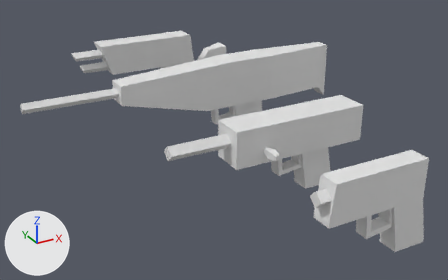
The Blender file assets/guns/guns.blend as it was, and as the next commit left it.
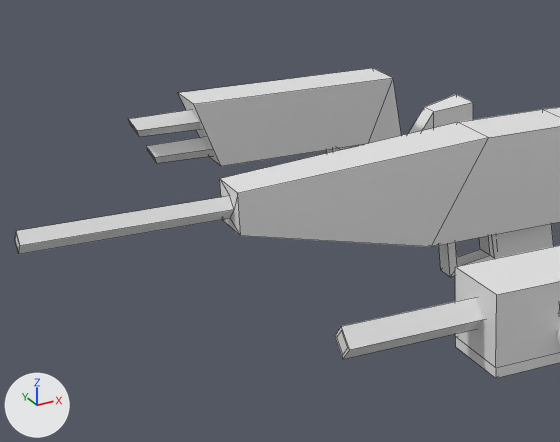
There are two pictures of each version: one whole from a 50 mm camera at (-10.87, -10.18, 8.43) aimed at (-1.99, 5.96, 0.36), one close up on the part from 3% to 59% of the width and 0% to 71% of the height. Lighting does not change. The marker at lower left points along +X, +Y and +Z. The close-ups show mesh edges as thin lines. Materials are left out; every surface is plain grey.

Before the edit, the objects in view are built like this:
```python
me_cylinder_002 = bpy.data.meshes.new('Cylinder.002')
me_cylinder_002.from_pydata(...)  # 24 vertices, 18 faces; spans x -5.08..-3.56, y -0.18..0.18, z 0.32..1.18
me_cylinder_002.materials.append(mat_vertex)
me_machinegum_001 = bpy.data.meshes.new('machinegum.001')
me_machinegum_001.from_pydata(...)  # 12 vertices, 9 faces; spans x -7.78..-4.78, y -0.17..0.17, z 1.63..1.98
me_machinegum_001.materials.append(mat_vertex)
me_shotgum = bpy.data.meshes.new('shotgum')
me_shotgum.from_pydata(...)  # 20 vertices, 18 faces; spans x -4.08..1.26, y -0.42..0.42, z -0.7..1.38
me_shotgum.materials.append(mat_guns)
ob_cylinder_002 = bpy.data.objects.new('Cylinder.002', me_cylinder_002)
ob_cylinder_002.parent = ob_shotgum
ob_cylinder_002.matrix_parent_inverse = Matrix(((1.0, 0.0, 0.0, 0.0), (0.0, 1.0, 0.0, -12.0), (0.0, 0.0, 1.0, 0.0), (0.0, 0.0, 0.0, 1.0)))
ob_cylinder_002.location = (0.0, 12.0, 0.0)
ob_machinegum_001 = bpy.data.objects.new('machinegum.001', me_machinegum_001)
ob_machinegum_001.parent = ob_machinegum
ob_machinegum_001.matrix_parent_inverse = Matrix(((1.0, 0.0, 0.0, 0.0), (0.0, 1.0, 0.0, -8.0), (0.0, 0.0, 1.0, 0.0), (0.0, 0.0, 0.0, 1.0)))
ob_machinegum_001.location = (0.0, 8.0, 0.0)
ob_shotgum = bpy.data.objects.new('shotgum', me_shotgum)
ob_shotgum.location = (0.0, 12.0, 1.0)
# also in view: 'smg' at (-0.72, 4.0, 0.48); 'Cylinder.001' at (-3.77, 4.0, 1.29); 'Cube.003' at (-0.87, 8.0, 0.52); 'machinegum' at (-0.72, 8.0, 0.68)
```
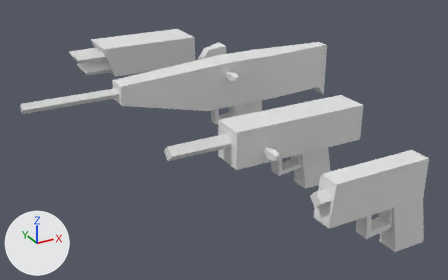
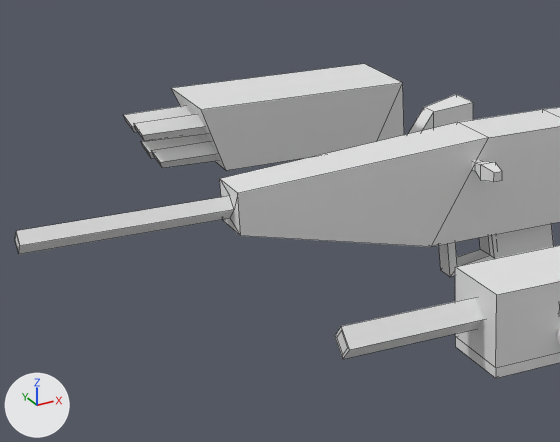
Pixel boxes [x1, y1, x2, y2] of what changed, in the close-ups (560 x 442 px; the box of a moved part takes in the faces that stretch with it):
```json
{"object": "shotgum", "change": "reshaped", "before": [178, 68, 473, 166], "after": [171, 64, 473, 170], "on screen": "8% taller"}
{"object": "Cylinder.002", "change": "reshaped", "before": [129, 110, 213, 163], "after": [124, 106, 218, 168], "on screen": "12% wider, 17% taller"}
{"object": "Cube.005", "change": "added", "after": [472, 160, 502, 182]}
{"part": 1, "of": "me_shotgum", "change": "moved or reshaped", "before": [178, 68, 401, 166], "after": [171, 64, 404, 170]}
{"part": 2, "of": "me_cylinder_002", "change": "moved or reshaped", "before": [129, 110, 200, 137], "after": [124, 106, 191, 132]}
{"part": 3, "of": "me_cylinder_002", "change": "moved or reshaped", "before": [146, 137, 213, 163], "after": [141, 134, 204, 159]}
{"part": 4, "of": "me_cylinder_002", "change": "added", "after": [134, 114, 206, 141]}
{"part": 5, "of": "me_cylinder_002", "change": "added", "after": [151, 141, 218, 168]}
```

Scene script edits in JSON lines:
```json
{"block": "me_shotgum", "where": "me_shotgum.from_pydata(...)  # 20 vertices, 18 faces; spans x -4.08..1.26, y -0.42..0.42, z -0.7..1.38"}
{"block": "me_shotgum", "where": "# used by ob_shotgum; location = (0.0, 12.0, 1.0)"}
{"block": "me_shotgum", "change": "me_shotgum part 1"}
{"op": "set", "path": "me_shotgum.vertices[12].co", "old": "(-0.88, 0.29, 0.21)", "new": "(-0.88, 0.56, 0.21)"}
{"op": "set", "path": "me_shotgum.vertices[13].co", "old": "(-0.88, -0.29, 0.21)", "new": "(-0.88, -0.56, 0.21)", "note": "pixel (368, 143) -> not seen"}
{"op": "set", "path": "me_shotgum.vertices[14].co", "old": "(-0.41, -0.42, 1.38)", "new": "(-0.41, -0.8, 1.38)", "note": "pixel (393, 78) -> pixel (402, 82)"}
{"op": "set", "path": "me_shotgum.vertices[15].co", "old": "(-0.41, 0.42, 1.38)", "new": "(-0.41, 0.8, 1.38)", "note": "pixel (372, 68) -> pixel (364, 63)"}
{"op": "set", "path": "me_shotgum.vertices[16].co", "old": "(-3.65, 0.29, 0.21)", "new": "(-3.65, 0.56, 0.21)", "note": "pixel (209, 157) -> not seen"}
{"op": "set", "path": "me_shotgum.vertices[17].co", "old": "(-3.65, -0.29, 0.21)", "new": "(-3.65, -0.56, 0.21)", "note": "pixel (221, 166) -> pixel (226, 170)"}
{"op": "set", "path": "me_shotgum.vertices[18].co", "old": "(-4.08, -0.42, 1.38)", "new": "(-4.08, -0.8, 1.38)", "note": "pixel (193, 104) -> pixel (201, 109)"}
{"op": "set", "path": "me_shotgum.vertices[19].co", "old": "(-4.08, 0.42, 1.38)", "new": "(-4.08, 0.8, 1.38)", "note": "pixel (177, 92) -> pixel (171, 88)"}
{"block": "me_cylinder_002", "where": "me_cylinder_002.from_pydata(...)  # 24 vertices, 18 faces; spans x -5.08..-3.56, y -0.18..0.18, z 0.32..1.18"}
{"block": "me_cylinder_002", "where": "# used by ob_cylinder_002; parent = ob_shotgum; location = (0.0, 12.0, 0.0)"}
{"block": "me_cylinder_002", "change": "me_cylinder_002 part 2: the loose piece of 12 vertices spanning x -5.08..-3.82, y -0.18..0.18, z 0.82..1.18 is moved by (0.0, 0.3, 0.0)"}
{"block": "me_cylinder_002", "change": "me_cylinder_002 part 3: the loose piece of 12 vertices spanning x -4.82..-3.56, y -0.18..0.18, z 0.32..0.68 is moved by (0.0, 0.3, 0.0)"}
{"block": "me_cylinder_002", "change": "me_cylinder_002 part 4: the loose piece of 12 vertices spanning x -5.08..-3.82, y -0.18..0.18, z 0.82..1.18 is copied, and the copy is moved by (0.0, -0.3, 0.0); it spans x -5.08..-3.82, y -0.48..-0.12, z 0.82..1.18"}
{"block": "me_cylinder_002", "change": "me_cylinder_002 part 5: the loose piece of 12 vertices spanning x -4.82..-3.56, y -0.18..0.18, z 0.32..0.68 is copied, and the copy is moved by (0.0, -0.3, 0.0); it spans x -4.82..-3.56, y -0.48..-0.12, z 0.32..0.68"}
{"op": "add", "block": "ob_cube_005", "code": ["ob_cube_005 = bpy.data.objects.new('Cube.005', me_cube_003)", "ob_cube_005.parent = ob_machinegum", "ob_cube_005.matrix_parent_inverse = Matrix(((1.0, 0.0, 0.0, 0.0), (0.0, 1.0, 0.0, -8.0), (0.0, 0.0, 1.0, 0.0), (0.0, 0.0, 0.0, 1.0)))", "ob_cube_005.location = (1.0, 8.0, 1.0)"]}
```
